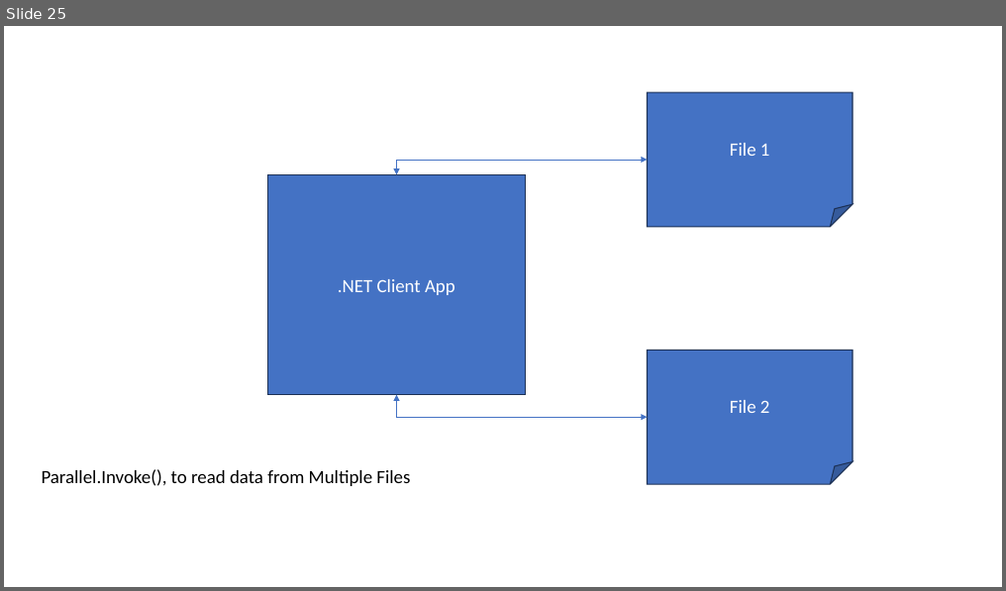
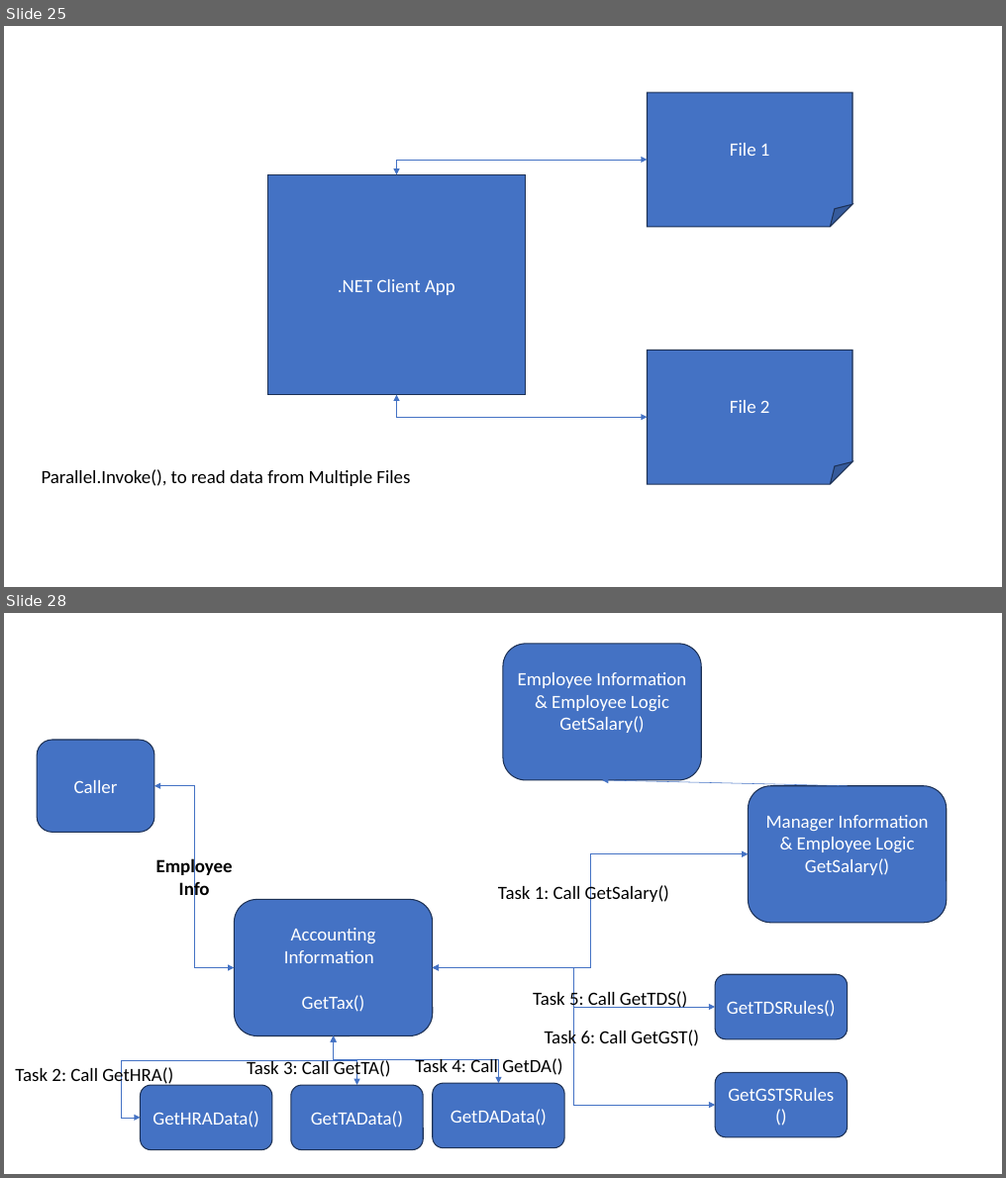
Before and after one commit to maheshsabnis/capita_sept_2023_Oct, a slide deck: Images.pptx. Shown one above the other, each under a label of ours: slide 25 before the commit, slides 25 and 28 after it; the slides between them are not shown. The pictures are 1006x591 and 1006x1178 pixels, drawn with LibreOffice and Linux fonts; fonts in the diff are those of the drawing. Boxes give left, top, right and bottom in pixels: in the first picture for what was removed or moved away, otherwise in the second. Text is boxed around its words. In the diff, an @@ line names an element or a change of style, - is before the commit and + after.

```diff
--- a/Images.pptx
+++ b/Images.pptx
@@ slide 28 added at [4, 613, 1002, 1174], background #FFFFFF @@
@@ rounded rectangle added at [503, 644, 702, 780], fill #4472C4, outline #1E3256 1 pt, 18 pt, text #FFFFFF @@
+Employee Information & Employee Logic
+GetSalary()
@@ rounded rectangle added at [37, 740, 154, 832], fill #4472C4, outline #1E3256 1 pt, 18 pt, text #FFFFFF @@
+Caller
@@ elbow double arrow added from (154, 786) to (234, 967), #4472C4 0.5 pt @@
@@ arrow added from (847, 786) to (602, 780), #4472C4 0.5 pt @@
@@ rounded rectangle added at [748, 786, 946, 923], fill #4472C4, outline #1E3256 1 pt, 18 pt, text #FFFFFF @@
+Manager Information & Employee Logic
+GetSalary()
@@ text added at [156, 857, 233, 900], 18 pt, text #000000, bold @@
+Employee Info
@@ elbow double arrow added from (433, 967) to (748, 854), #4472C4 0.5 pt @@
@@ rounded rectangle added at [234, 900, 433, 1037], fill #4472C4, outline #1E3256 1 pt, 18 pt, text #FFFFFF @@
+Accounting Information
+GetTax()
@@ text added at [498, 883, 669, 904], 18 pt, text #000000 @@
+Task 1: Call GetSalary()
@@ elbow double arrow added from (433, 967) to (715, 1008), #4472C4 0.5 pt @@
@@ elbow double arrow added from (433, 967) to (715, 1105), #4472C4 0.5 pt @@
@@ text added at [533, 989, 687, 1010], 18 pt, text #000000 @@
+Task 5: Call GetTDS()
@@ rounded rectangle added at [715, 974, 847, 1040], fill #4472C4, outline #1E3256 1 pt, 18 pt, text #FFFFFF @@
+GetTDSRules()
@@ elbow double arrow added from (334, 1036) to (141, 1118), #4472C4 0.5 pt @@
@@ elbow double arrow added from (334, 1036) to (357, 1085), #4472C4 0.5 pt @@
@@ elbow double arrow added from (334, 1036) to (499, 1083), #4472C4 0.5 pt @@
@@ text added at [545, 1029, 699, 1050], 18 pt, text #000000 @@
+Task 6: Call GetGST()
@@ text added at [15, 1066, 173, 1087], 18 pt, text #000000 @@
+Task 2: Call GetHRA()
@@ rounded rectangle added at [141, 1085, 272, 1151], fill #4472C4, outline #1E3256 1 pt, 18 pt, text #FFFFFF @@
+GetHRAData()
@@ text added at [247, 1059, 391, 1080], 18 pt, text #000000 @@
+Task 3: Call GetTA()
@@ rounded rectangle added at [291, 1085, 423, 1151], fill #4472C4, outline #1E3256 1 pt, 18 pt, text #FFFFFF @@
+GetTAData()
@@ text added at [415, 1059, 562, 1078], 18 pt, text #000000 @@
+Task 4: Call GetDA()
@@ rounded rectangle added at [433, 1083, 564, 1149], fill #4472C4, outline #1E3256 1 pt, 18 pt, text #FFFFFF @@
+GetDAData()
@@ rounded rectangle added at [715, 1072, 847, 1138], fill #4472C4, outline #1E3256 1 pt, 18 pt, text #FFFFFF @@
+GetGSTSRules()
```
Also in this commit, not shown: 3 other slides added, 15 other files.
